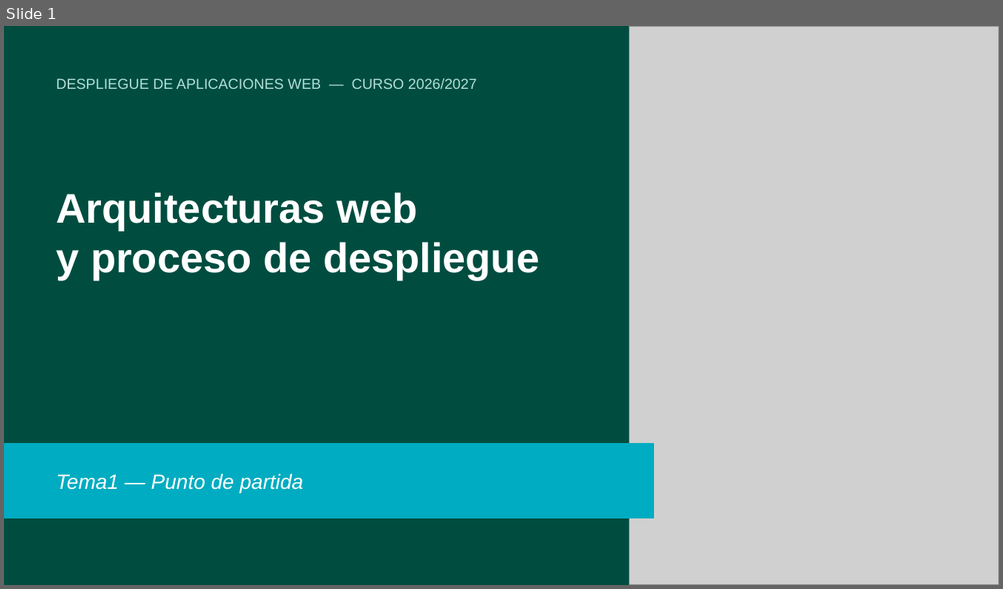
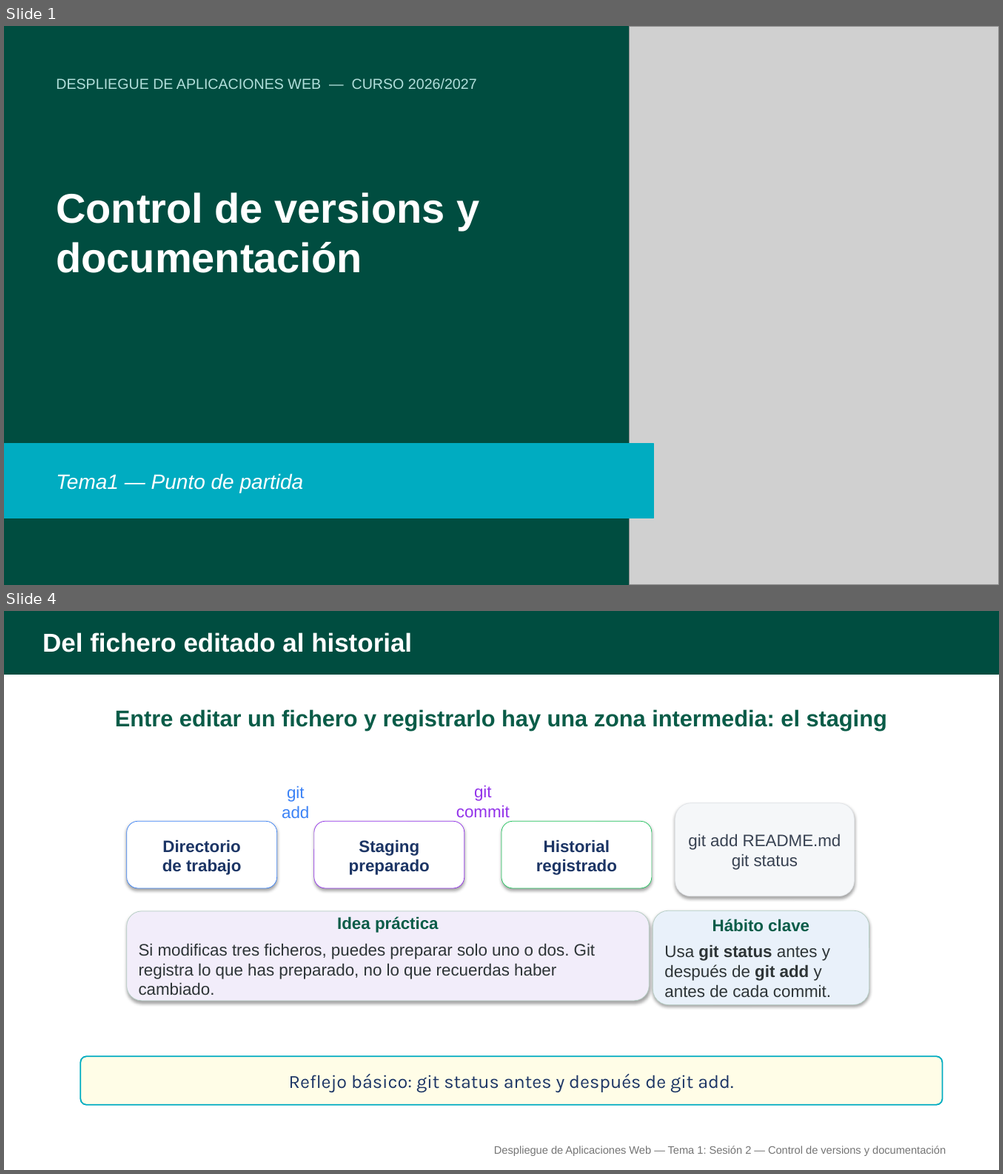
Before and after one commit to alejandroroig/despliegue-daw, a slide deck: docs/tema1/diapositivas/control_versiones_documentacion.pptx. Shown one above the other, each under a label of ours: slide 1 before the commit, slides 1 and 4 after it; the slides between them are not shown. The pictures are 1003x589 and 1003x1174 pixels, drawn with LibreOffice and Linux fonts; fonts in the diff are those of the drawing; grey boxes stand for pictures. Boxes give left, top, right and bottom in pixels: in the first picture for what was removed or moved away, otherwise in the second. Text is boxed around its words. In the diff, an @@ line names an element or a change of style, - is before the commit and + after.

```diff
--- a/docs/tema1/diapositivas/control_versiones_documentacion.pptx
+++ b/docs/tema1/diapositivas/control_versiones_documentacion.pptx
@@ slide 4 added at [4, 611, 999, 1170], background #FFFFFF @@
@@ rectangle added at [4, 611, 999, 675], fill #004D40, outline #004D40 1 pt @@
@@ text added at [42, 632, 412, 652], 25 pt, text #FFFFFF, bold @@
+Del fichero editado al historial
@@ text added at [115, 709, 887, 731], 22 pt, text #0A5C48, bold @@
+Entre editar un fichero y registrarlo hay una zona intermedia: el staging
@@ text added at [282, 786, 309, 818], 16 pt, text #3B82F6 @@
+git add
@@ text added at [456, 785, 509, 817], 16 pt, text #9333EA @@
+git commit
@@ rounded rectangle added at [674, 803, 854, 897], fill #F5F7F9, outline #E1E4E8 0.5 pt, 16 pt, text #374151 @@
+git add README.md
+git status
@@ rounded rectangle added at [126, 821, 276, 889], fill #FFFFFF, outline #3B82F6 0.5 pt @@
@@ rounded rectangle added at [314, 821, 464, 889], fill #FFFFFF, outline #9333EA 0.5 pt @@
@@ rounded rectangle added at [502, 821, 652, 889], fill #FFFFFF, outline #22C55E 0.5 pt @@
@@ text added at [162, 840, 241, 875], 16 pt, text #1C3565, bold @@
+Directorio
+de trabajo
@@ text added at [349, 840, 430, 875], 16 pt, text #1C3565, bold @@
+Staging
+preparado
@@ text added at [536, 840, 617, 875], 16 pt, text #1C3565, bold @@
+Historial
+registrado
@@ rounded rectangle added at [126, 911, 649, 1001], fill #F2EDFA, outline #B5CEC4 0.5 pt, 16 pt, text #2D3436 @@
+Idea práctica
+Si modificas tres ficheros, puedes preparar solo uno o dos. Git registra lo que has preparado, no lo que recuerdas haber cambiado.
@@ rounded rectangle added at [652, 911, 869, 1005], fill #E9F1FA, outline #B5CEC4 0.5 pt, 16 pt, text #2D3436 @@
+Hábito clave
+Usa git status antes y después de git add y antes de cada commit.
@@ rounded rectangle added at [80, 1056, 942, 1105], fill #FFFDE7, outline #00ACC1 1.3 pt @@
@@ text added at [289, 1074, 733, 1093], 18 pt, text #1C3565 @@
+Reflejo básico: git status antes y después de git add.
@@ text added at [494, 1146, 945, 1156], 10.5 pt, text #757575 @@
+Despliegue de Aplicaciones Web — Tema 1: Sesión 2 — Control de versions y documentación
@@ slide 1 changed as well @@
@@ text at [56, 192, 479, 273]: text changed @@
-Arquitecturas web
-y proceso de despliegue
+Control de versions y documentación
```
Also in this commit, not shown: 2 other slides changed, 11 other slides added, 11 slides removed, 3 other files.
